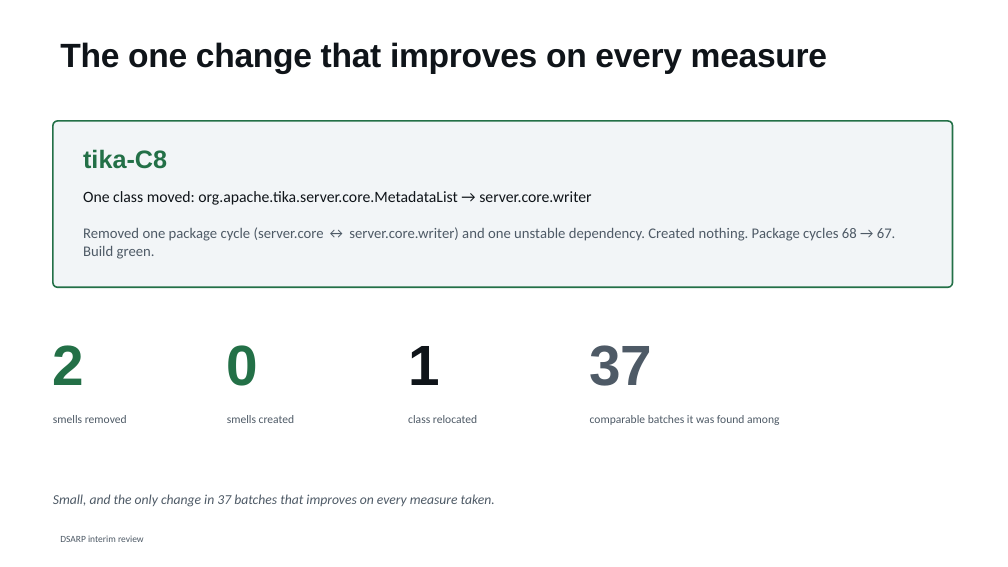
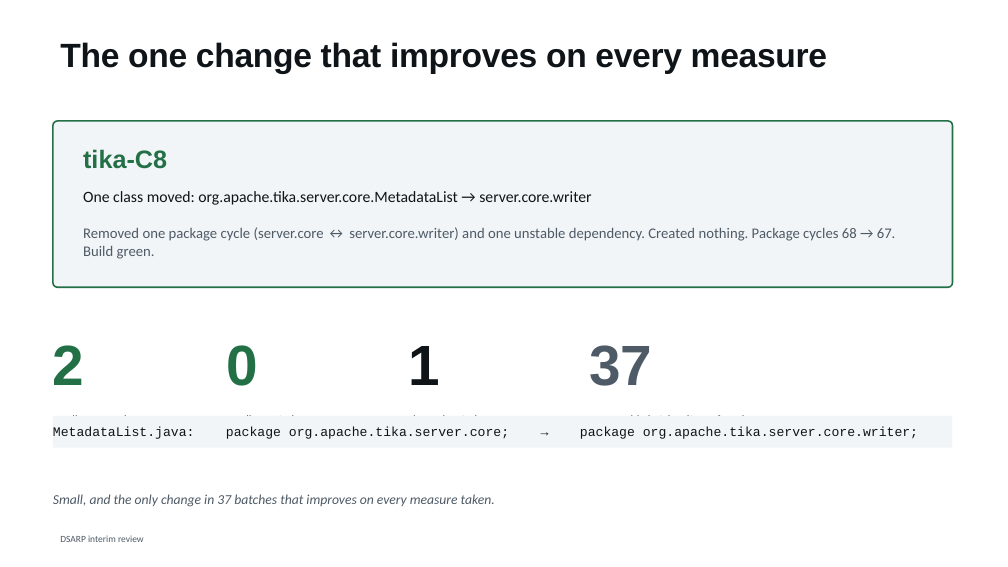
Before and after one commit to shimoriki/DSARPProject, a slide deck: slide 31 of docs/DSARP_interim_review.pptx (slide 17 before the commit). Drawn at 1008x567 pixels with LibreOffice and Linux fonts; fonts in the diff are those of the drawing. Boxes give left, top, right and bottom in pixels: in the first picture for what was removed or moved away, otherwise in the second. Text is boxed around its words. In the diff, an @@ line names an element or a change of style, - is before the commit and + after.

```diff
--- a/docs/DSARP_interim_review.pptx
+++ b/docs/DSARP_interim_review.pptx
@@ rectangle added at (53, 416, 953, 448), fill #F2F5F7, 12.5 pt, text #0F1419 @@
+MetadataList.java: package org.apache.tika.server.core; → package org.apache.tika.server.core.writer;
```
Also in this commit, not shown: 6 other slides changed, 19 slides added, 1 slide removed, 9 other files.
